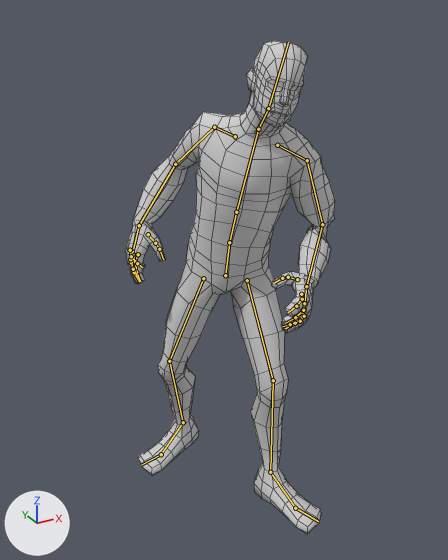
Two versions of the Blender file Material/Characters/Blend/Dumaz.blend, one commit apart.
One viewpoint serves both versions: a camera (50 mm lens) standing at (-1.73, -3.12, 3.19) and looking at (-0.07, -0.1, 1.68). Arrows for +X, +Y and +Z are at lower left; the lights stay in place. Both versions are drawn at the pose saved in each file; the numbers are the values there. The bones that bend it are drawn over the model as lines. Mesh edges are drawn as thin lines.

In view in the first picture: 'Low_Poly_Characte.000_Mesh.001'.
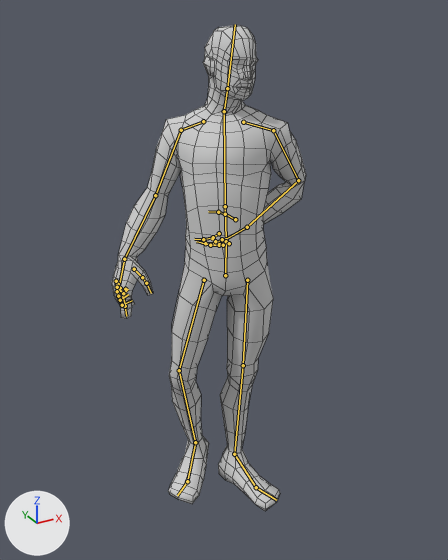
Pixel boxes [x1, y1, x2, y2] of what changed, in the pictures (448 x 560 px):
'Low_Poly_Characte.000_Mesh.001', posed (7% narrower): before [126, 41, 335, 534]; after [112, 26, 306, 511]
bone 'Spine', root to tip: before (225, 275) to (229, 242); after (225, 275) to (226, 239)
bone 'Rib_cage', root to tip: before (229, 242) to (236, 212); after (226, 239) to (225, 206)
bone 'Torso', root to tip: before (236, 212) to (258, 129); after (225, 206) to (224, 111)
bone 'Neck', root to tip: before (258, 129) to (268, 108); after (224, 111) to (227, 88)
bone 'Head', root to tip: before (268, 108) to (288, 42); after (227, 88) to (235, 24)
bone 'Shoulder_l', root to tip: before (277, 145) to (307, 160); after (243, 122) to (273, 130)
bone 'Arm_l', root to tip: before (307, 160) to (322, 224); after (273, 130) to (298, 180)
bone 'forearm_l', root to tip: before (322, 224) to (306, 286); after (298, 180) to (247, 227)
bone 'hand_l', root to tip: before (306, 286) to (304, 304); after (247, 227) to (226, 239)
bone 'Shoulder_r', root to tip: before (235, 136) to (214, 127); after (203, 121) to (181, 130)
bone 'Arm_r', root to tip: before (214, 127) to (175, 164); after (181, 130) to (155, 195)
bone 'forearm_r', root to tip: before (175, 164) to (139, 225); after (155, 195) to (124, 259)
bone 'hand_r', root to tip: before (139, 225) to (133, 250); after (124, 259) to (119, 284)
bone 'index3_r', root to tip: before (136, 272) to (140, 281); after (125, 306) to (126, 316)
bone 'middle3_r', root to tip: before (134, 272) to (139, 281); after (122, 305) to (132, 300)
bone 'ring3_l.001', root to tip: before (133, 269) to (138, 277); after (120, 300) to (128, 294)
bone 'pinky3_r', root to tip: before (137, 263) to (142, 267); after (123, 293) to (128, 289)
bone 'Leg_l', root to tip: before (247, 280) to (273, 380); after (247, 280) to (243, 365)
bone 'Knee_l', root to tip: before (273, 380) to (270, 472); after (243, 365) to (234, 454)
bone 'Foot_l', root to tip: before (270, 472) to (295, 508); after (234, 454) to (256, 487)
bone 'Leg_r', root to tip: before (203, 278) to (169, 361); after (204, 280) to (179, 370)
bone 'Knee_l.001', root to tip: before (169, 361) to (183, 422); after (179, 370) to (195, 442)
bone 'Foot_r', root to tip: before (183, 422) to (161, 454); after (195, 442) to (187, 481)
bone 'Toes_r', root to tip: before (161, 454) to (141, 465); after (187, 481) to (177, 495)

What the commit changed:
Bone 'Spine' (bone_spine) turns from (11, -25, -5) to (0, -30, 0) degrees about its own x, y and z.
Bone 'Rib_cage' (bone_rib_cage) turns from (1, -10, -6) to (-2, -10, 1) degrees about its own x, y and z.
Bone 'Torso' (bone_torso) turns from (12, 6, -1) to (-1, 0, 0) degrees about its own x, y and z.
Bone 'Neck' (bone_neck) turns from (-2, 12, -10) to (-3, 42, -11) degrees about its own x, y and z.
Bone 'Head' (bone_head) turns from (-16, 1, 2) to (0, 4, 1) degrees about its own x, y and z.
Bone 'Shoulder_l' (bone_shoulder_l) turns from (-7, 7, -26) to (0, 0, 0) degrees about its own x, y and z.
Bone 'Arm_l' (bone_arm_l) turns from (-4, 50, 6) to (13, 16, 33) degrees about its own x, y and z.
Bone 'forearm_l' (bone_forearm_l) turns from (-9, -132, -60) to (-66, 14, 13) degrees about its own x, y and z.
Bone 'hand_l' (bone_hand_l) turns from (-51, 54, -41) to (-17, 6, 1) degrees about its own x, y and z.
Bone 'Shoulder_r' (bone_shoulder_r) turns from (16, 10, -14) to (0, 0, 0) degrees about its own x, y and z.
Bone 'Arm_r' (bone_arm_r) turns from (6, 2, -6) to (-4, 7, -23) degrees about its own x, y and z.
Bone 'forearm_r' (bone_forearm_r) turns from (5, 34, 39) to (0, 26, -11) degrees about its own x, y and z.
Bone 'hand_r' (bone_hand_r) turns from (16, -44, -22) to (17, -53, -20) degrees about its own x, y and z.
Bone 'index3_r' (bone_index3_r) turns from (0, 0, 0) to (-9, -6, 18) degrees about its own x, y and z.
Bone 'middle3_r' (bone_middle3_r) turns from (0, 0, 0) to (-5, 38, -82) degrees about its own x, y and z.
Bone 'ring3_l.001' (bone_ring3_l_001) turns from (0, 0, 0) to (-14, 42, -103) degrees about its own x, y and z.
Bone 'pinky3_r' (bone_pinky3_r) turns from (0, 0, 0) to (-33, 19, -102) degrees about its own x, y and z.
Bone 'Leg_l' (bone_leg_l) turns from (-48, -34, 11) to (-3, -40, 8) degrees about its own x, y and z.
Bone 'Knee_l' (bone_knee_l) turns from (35, 6, -4) to (3, 5, 1) degrees about its own x, y and z.
Bone 'Foot_l' (bone_foot_l) turns from (0, 0, 0) to (-4, 0, -2) degrees about its own x, y and z.
Bone 'Leg_r' (bone_leg_r) turns from (-13, 26, 8) to (-11, 17, 9) degrees about its own x, y and z.
Bone 'Knee_l.001' (bone_knee_l_001) turns from (31, 12, -10) to (28, -8, -21) degrees about its own x, y and z.
Bone 'Foot_r' (bone_foot_r) turns from (-10, 1, 5) to (6, -10, 5) degrees about its own x, y and z.
Bone 'Toes_r' (bone_toes_r) turns from (10, 7, 3) to (27, 3, 4) degrees about its own x, y and z.
